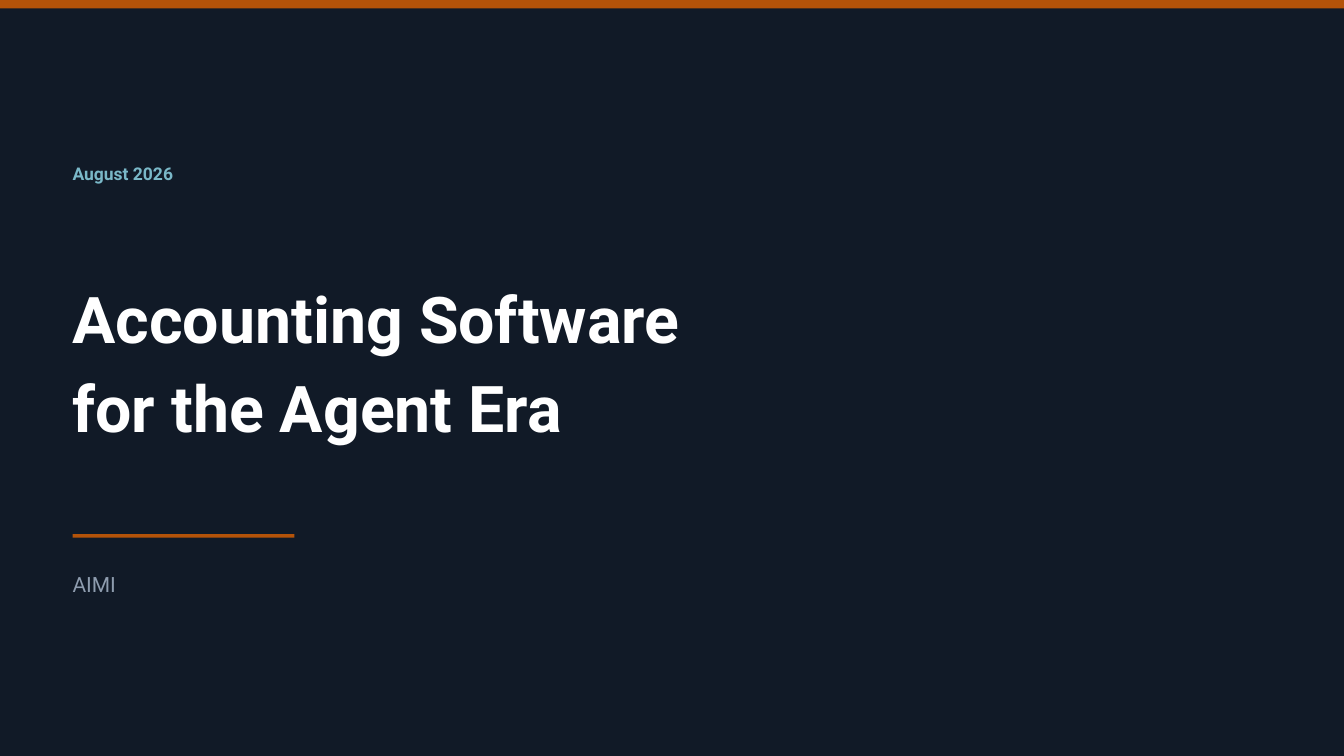
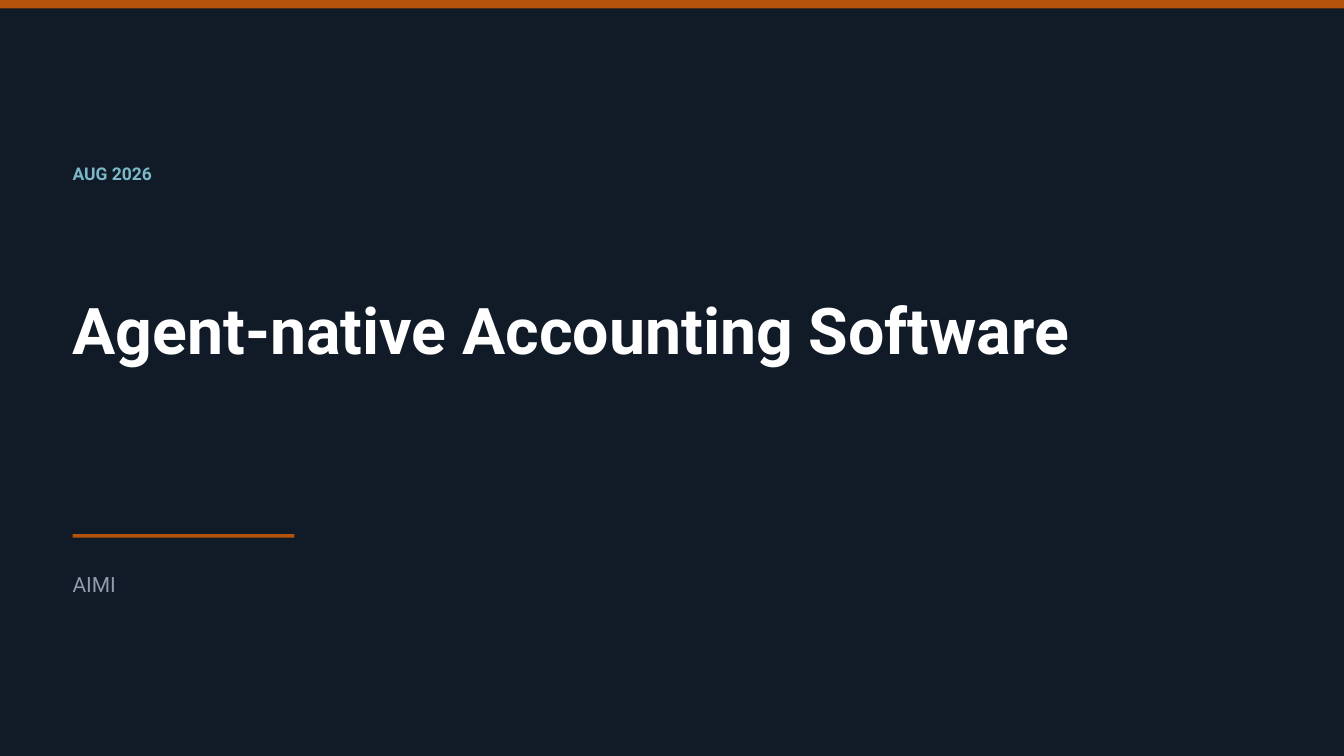
Before and after one commit to cllu/aimi-accounting-software-proposal, a slide deck: slide 1 of agent-native-accounting-deck.pptx. Drawn at 1344x756 pixels with LibreOffice and Linux fonts; fonts in the diff are those of the drawing. Boxes give left, top, right and bottom in pixels: in the first picture for what was removed or moved away, otherwise in the second. Text is boxed around its words. In the diff, an @@ line names an element or a change of style, - is before the commit and + after.

Commit message:
Update wording

```diff
--- a/agent-native-accounting-deck.pptx
+++ b/agent-native-accounting-deck.pptx
@@ text at [73, 167, 152, 180]: text changed @@
-August 2026
+AUG 2026
@@ text at [73, 305, 1069, 368]: text changed @@
-Accounting Software
-for the Agent Era
+Agent-native Accounting Software
```
Also in this commit, not shown: 9 other slides changed.
